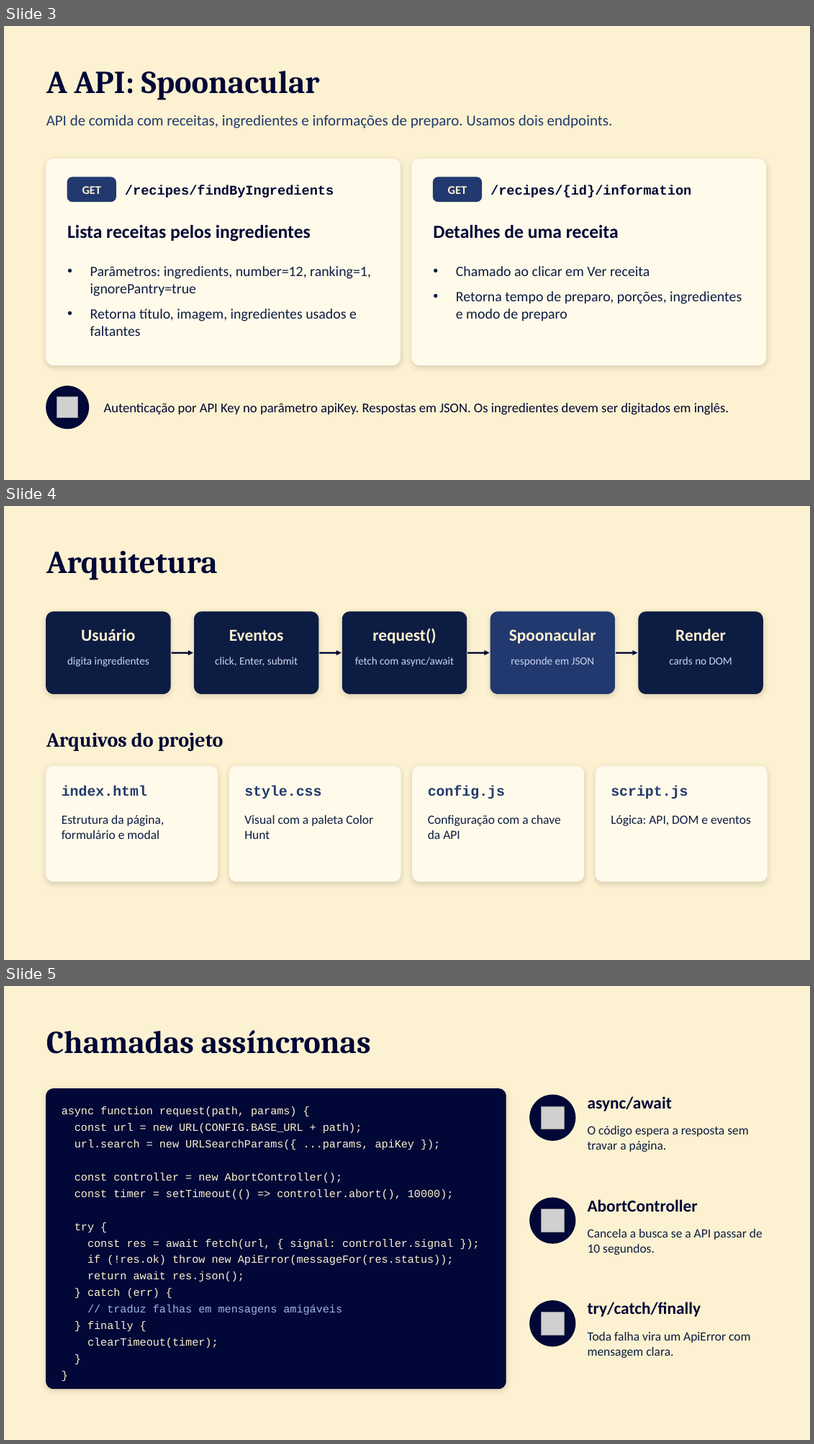
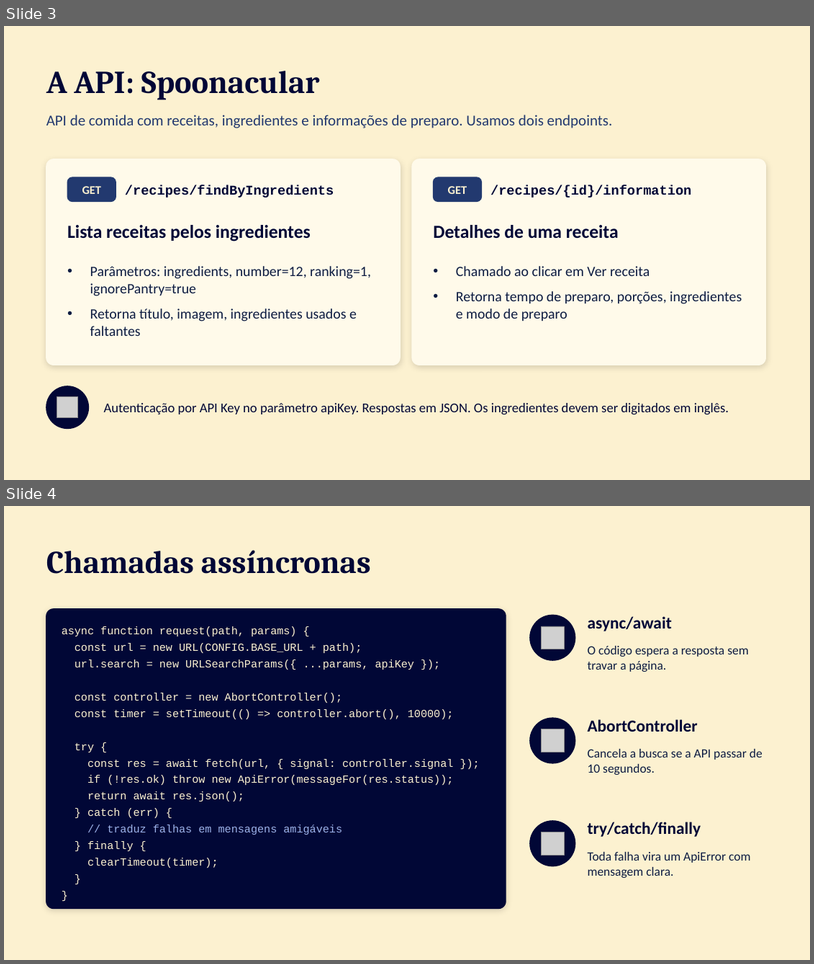
Before and after one commit to RobertoBrittes/SpoonacularAPI-ProgInt, a slide deck: Geladeira-Aberta-apresentacao.pptx. Shown one above the other, each under a label of ours: slides 3, 4 and 5 before the commit, slides 3 and 4 after it. The pictures are 814x1444 and 814x964 pixels, drawn with LibreOffice and Linux fonts; fonts in the diff are those of the drawing; grey boxes stand for pictures. Boxes give left, top, right and bottom in pixels: in the first picture for what was removed or moved away, otherwise in the second. Text is boxed around its words. In the diff, an @@ line names an element or a change of style, - is before the commit and + after.

```diff
--- a/Geladeira-Aberta-apresentacao.pptx
+++ b/Geladeira-Aberta-apresentacao.pptx
@@ slide 4 removed at bbox=[4, 506, 810, 960], background #FCF1D0 @@
@@ text removed at bbox=[46, 551, 218, 580] @@
-Arquitetura
@@ rounded rectangle removed at bbox=[46, 612, 170, 693] @@
@@ rounded rectangle removed at bbox=[195, 612, 319, 693] @@
@@ rounded rectangle removed at bbox=[343, 612, 467, 693] @@
@@ rounded rectangle removed at bbox=[491, 612, 615, 693] @@
@@ rounded rectangle removed at bbox=[639, 612, 763, 693] @@
@@ text removed at bbox=[81, 628, 135, 641] @@
-Usuário
@@ text removed at bbox=[229, 630, 283, 641] @@
-Eventos
@@ text removed at bbox=[373, 628, 436, 644] @@
-request()
@@ text removed at bbox=[509, 628, 597, 644] @@
-Spoonacular
@@ text removed at bbox=[676, 628, 726, 641] @@
-Render
@@ text removed at bbox=[67, 656, 149, 667] @@
-digita ingredientes
@@ arrow removed from (172, 652) to (193, 652) @@
@@ text removed at bbox=[215, 656, 298, 666] @@
-click, Enter, submit
@@ arrow removed from (320, 652) to (342, 652) @@
@@ text removed at bbox=[355, 656, 454, 667] @@
-fetch com async/await
@@ arrow removed from (468, 652) to (490, 652) @@
@@ text removed at bbox=[511, 656, 595, 667] @@
-responde em JSON
@@ arrow removed from (616, 652) to (638, 652) @@
@@ text removed at bbox=[669, 656, 733, 664] @@
-cards no DOM
@@ text removed at bbox=[46, 732, 224, 751] @@
-Arquivos do projeto
@@ rounded rectangle removed at bbox=[46, 766, 218, 881] @@
@@ text removed at bbox=[62, 785, 147, 795] @@
-index.html
@@ rounded rectangle removed at bbox=[229, 766, 401, 881] @@
@@ text removed at bbox=[244, 785, 322, 798] @@
-style.css
@@ rounded rectangle removed at bbox=[413, 766, 584, 881] @@
@@ text removed at bbox=[428, 785, 505, 798] @@
-config.js
@@ rounded rectangle removed at bbox=[597, 766, 767, 881] @@
@@ text removed at bbox=[611, 785, 688, 798] @@
-script.js
@@ text removed at bbox=[62, 815, 165, 839] @@
-Estrutura da página, formulário e modal
@@ text removed at bbox=[244, 815, 373, 839] @@
-Visual com a paleta Color Hunt
@@ text removed at bbox=[428, 815, 561, 839] @@
-Configuração com a chave da API
@@ text removed at bbox=[611, 815, 751, 826] @@
-Lógica: API, DOM e eventos
@@ what was slide 5 is now slide 4 @@
```
